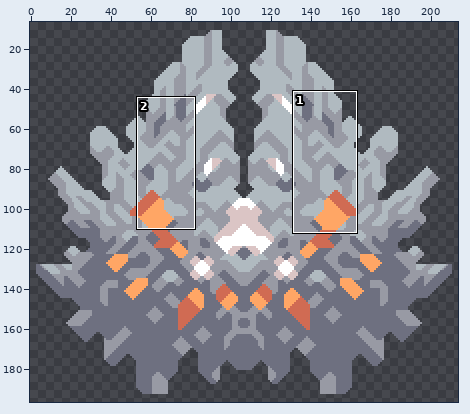
Two states of a sprite sheet, sprites/units/shotgunner/blitz-mech.png. Above, an overview of the earlier version with the close-up marked.
Close-up. Before the edit:
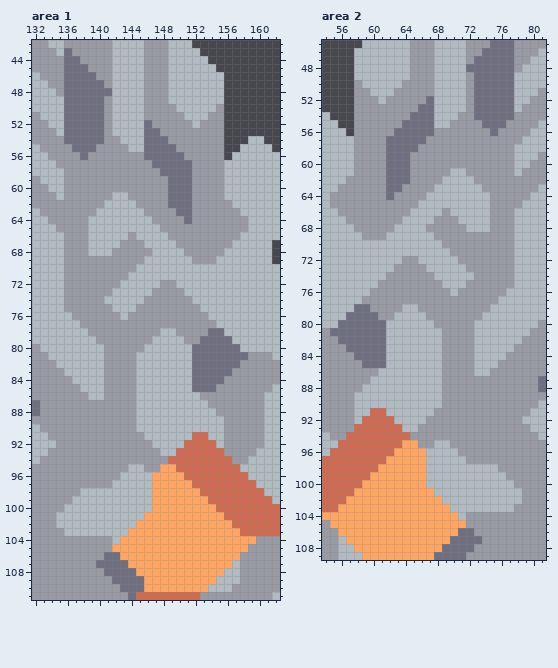
The file is 214x214 pixels. Pixels under 10% opacity are left out. Shown: area 1: x 132..162, y 42..111; area 2: x 54..81, y 45..109. The wide view leaves out empty margins. The commit also changed other parts of the picture, which this record leaves out.
The result:
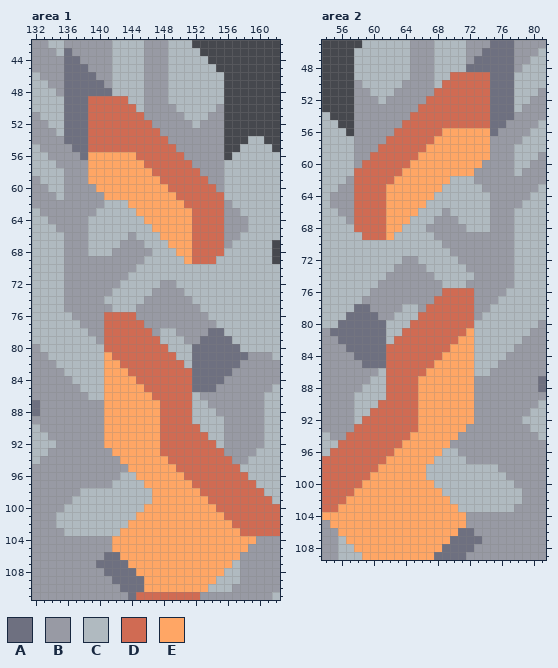
Palette (. is transparent): A #6e7080  B #989aa4  C #b0bac0  D #d06b53  E #ffa665
From old to new:
Changed rows in their new state; - is an unchanged pixel.
Area 1:
first column x 139:
 49 DDDDD------------
 50 DDDDDD-----------
 51 DDDDDDD----------
 52 DDDDDDDD---------
 53 DDDDDDDDD--------
 54 DDDDDDDDDD-------
 55 DDDDDDDDDDD------
 56 EEEEEEDDDDDD-----
 57 EEEEEEEDDDDDD----
 58 EEEEEEEEDDDDDD---
 59 EEEEEEEEEDDDDDD--
 60 -EEEEEEEEEDDDDDD-
 61 --EEEEEEEEEDDDDDD
 62 -----EEEEEEEDDDDD
 63 ------EEEEEEEDDDD
 64 -------EEEEEEDDDD
 65 --------EEEEEDDDD
 66 ---------EEEEDDDD
 67 ----------EEEDDDD
 68 -----------EEDDDD
 69 ------------EDDD-
first column x 141:
 76 DDDD--------
 77 DDDDD-------
 78 DDDDDD------
 79 DDDDDDD-----
 80 DDDDDDDD----
 81 EDDDDDDDD---
 82 EEDDDDDDDD--
 83 EEEDDDDDDDD-
 84 EEEEDDDDDDD-
 85 EEEEEDDDDDD-
 86 EEEEEEDDDDD-
 87 EEEEEEEDDDD-
 88 EEEEEEEDDDD-
 89 EEEEEEEDDDD-
 90 EEEEEEEDDDDD
 91 EEEEEEEDDDD-
 92 EEEEEEEDDD--
 93 -EEEEEEDD---
 94 --EEEEEE----
 95 ---EEEE-----
 96 ----EE------
 97 -----E------
100 -----E------
101 ----E-------
102 ---E--------
103 --E---------
104 -E----------
Area 2:
first column x 58:
 49 ------------DDDDD
 50 -----------DDDDDD
 51 ----------DDDDDDD
 52 ---------DDDDDDDD
 53 --------DDDDDDDDD
 54 -------DDDDDDDDDD
 55 ------DDDDDDDDDDD
 56 -----DDDDDDEEEEEE
 57 ----DDDDDDEEEEEEE
 58 ---DDDDDDEEEEEEEE
 59 --DDDDDDEEEEEEEEE
 60 -DDDDDDEEEEEEEEE-
 61 DDDDDDEEEEEEEEE--
 62 DDDDDEEEEEEE-----
 63 DDDDEEEEEEE------
 64 DDDDEEEEEE-------
 65 DDDDEEEEE--------
 66 DDDDEEEE---------
 67 DDDDEEE----------
 68 DDDDEE-----------
 69 -DDDE------------
first column x 61:
 76 --------DDDD
 77 -------DDDDD
 78 ------DDDDDD
 79 -----DDDDDDD
 80 ----DDDDDDDD
 81 ---DDDDDDDDE
 82 --DDDDDDDDEE
 83 -DDDDDDDDEEE
 84 -DDDDDDDEEEE
 85 -DDDDDDEEEEE
 86 -DDDDDEEEEEE
 87 -DDDDEEEEEEE
 88 -DDDDEEEEEEE
 89 -DDDDEEEEEEE
 90 DDDDDEEEEEEE
 91 -DDDDEEEEEEE
 92 --DDDEEEEEEE
 93 ---DDEEEEEE-
 94 ----EEEEEE--
 95 -----EEEE---
 96 ------EE----
 97 ------E-----
100 ------E-----
101 -------E----
102 --------E---
103 ---------E--
104 ----------E-
Changed places in both close-ups, as pixel boxes (x1, y1, x2, y2):
changed: (88, 96, 224, 264)
changed: (104, 312, 200, 544)
changed: (354, 72, 490, 240)
changed: (378, 288, 474, 520)
